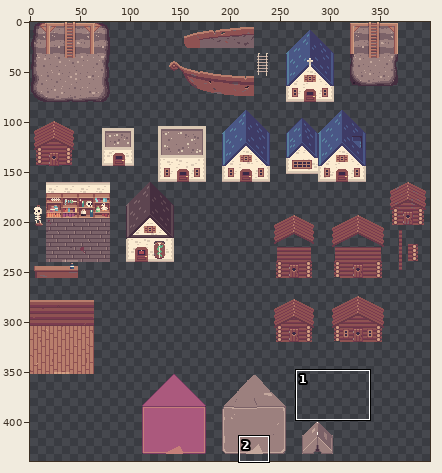
File history of a sprite sheet, static/images/large-sprites.png. The first picture is a wide view before the edit; the outline marks the close-up.
Close-up. Old version:
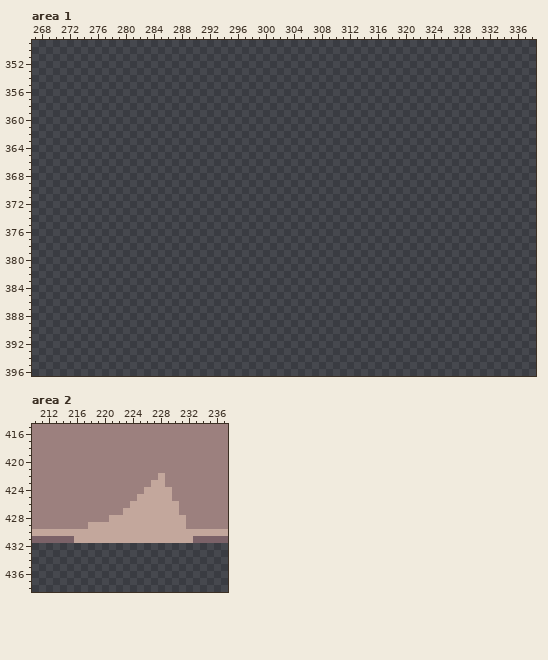
The file is 1000x1000 pixels. Shown: area 1: x 267..338, y 349..396; area 2: x 210..237, y 415..438. The wide view leaves out empty margins. The commit also changed other parts of the picture, which this record leaves out.
After the commit:
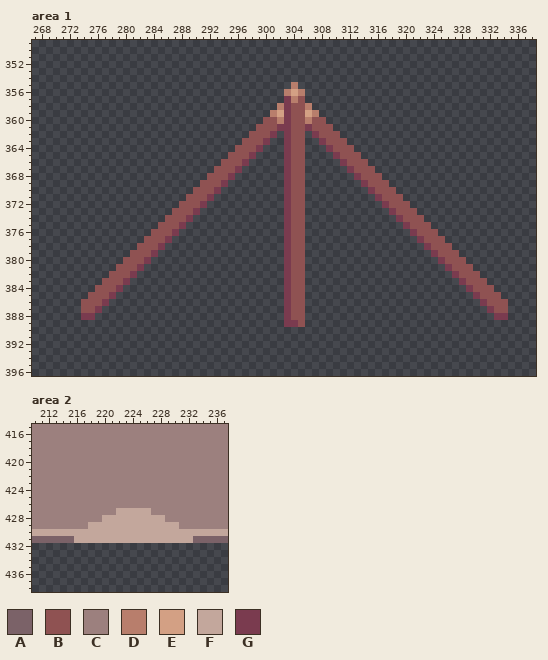
Palette (. is transparent): A #7b6268  B #8f5252  C #9c807e  D #b87e6c  E #d3a084  F #c3a79c  G #7a3b4f
What changed:
--- area 1
@@ x 267..338 @@
 354 ........................................................................
-355 ........................................................................
-356 ........................................................................
-357 ........................................................................
-358 ........................................................................
-359 ........................................................................
-360 ........................................................................
-361 ........................................................................
-362 ........................................................................
-363 ........................................................................
-364 ........................................................................
-365 ........................................................................
-366 ........................................................................
-367 ........................................................................
-368 ........................................................................
-369 ........................................................................
-370 ........................................................................
-371 ........................................................................
-372 ........................................................................
-373 ........................................................................
-374 ........................................................................
-375 ........................................................................
-376 ........................................................................
-377 ........................................................................
-378 ........................................................................
-379 ........................................................................
-380 ........................................................................
-381 ........................................................................
-382 ........................................................................
-383 ........................................................................
-384 ........................................................................
-385 ........................................................................
-386 ........................................................................
-387 ........................................................................
-388 ........................................................................
-389 ........................................................................
+355 .....................................D..................................
+356 ....................................DED.................................
+357 ....................................GDB.................................
+358 ...................................DGBBD................................
+359 ..................................DEGBBED...............................
+360 .................................BBDGBBDBB..............................
+361 ................................BBBGGBBGBBB.............................
+362 ...............................BBBG.GBB.GBBB............................
+363 ..............................BBBG..GBB..GBBB...........................
+364 .............................BBBG...GBB...GBBB..........................
+365 ............................BBBG....GBB....GBBB.........................
+366 ...........................BBBG.....GBB.....GBBB........................
+367 ..........................BBBG......GBB......GBBB.......................
+368 .........................BBBG.......GBB.......GBBB......................
+369 ........................BBBG........GBB........GBBB.....................
+370 .......................BBBG.........GBB.........GBBB....................
+371 ......................BBBG..........GBB..........GBBB...................
+372 .....................BBBG...........GBB...........GBBB..................
+373 ....................BBBG............GBB............GBBB.................
+374 ...................BBBG.............GBB.............GBBB................
+375 ..................BBBG..............GBB..............GBBB...............
+376 .................BBBG...............GBB...............GBBB..............
+377 ................BBBG................GBB................GBBB.............
+378 ...............BBBG.................GBB.................GBBB............
+379 ..............BBBG..................GBB..................GBBB...........
+380 .............BBBG...................GBB...................GBBB..........
+381 ............BBBG....................GBB....................GBBB.........
+382 ...........BBBG.....................GBB.....................GBBB........
+383 ..........BBBG......................GBB......................GBBB.......
+384 .........BBBG.......................GBB.......................GBBB......
+385 ........BBBG........................GBB........................GBBB.....
+386 .......BBBG.........................GBB.........................GBBB....
+387 .......BBG..........................GBB..........................GBB....
+388 .......GG...........................GBB...........................GG....
+389 ....................................GGB.................................
 390 ........................................................................
--- area 2
@@ x 218..233 @@
 421 CCCCCCCCCCCCCCCC
-422 CCCCCCCCCCFCCCCC
-423 CCCCCCCCCFFCCCCC
-424 CCCCCCCCFFFFCCCC
-425 CCCCCCCFFFFFCCCC
-426 CCCCCCFFFFFFFCCC
-427 CCCCCFFFFFFFFCCC
-428 CCCFFFFFFFFFFFCC
-429 FFFFFFFFFFFFFFCC
+422 CCCCCCCCCCCCCCCC
+423 CCCCCCCCCCCCCCCC
+424 CCCCCCCCCCCCCCCC
+425 CCCCCCCCCCCCCCCC
+426 CCCCCCCCCCCCCCCC
+427 CCCCFFFFFCCCCCCC
+428 CCFFFFFFFFFCCCCC
+429 FFFFFFFFFFFFFCCC
 430 FFFFFFFFFFFFFFFF
